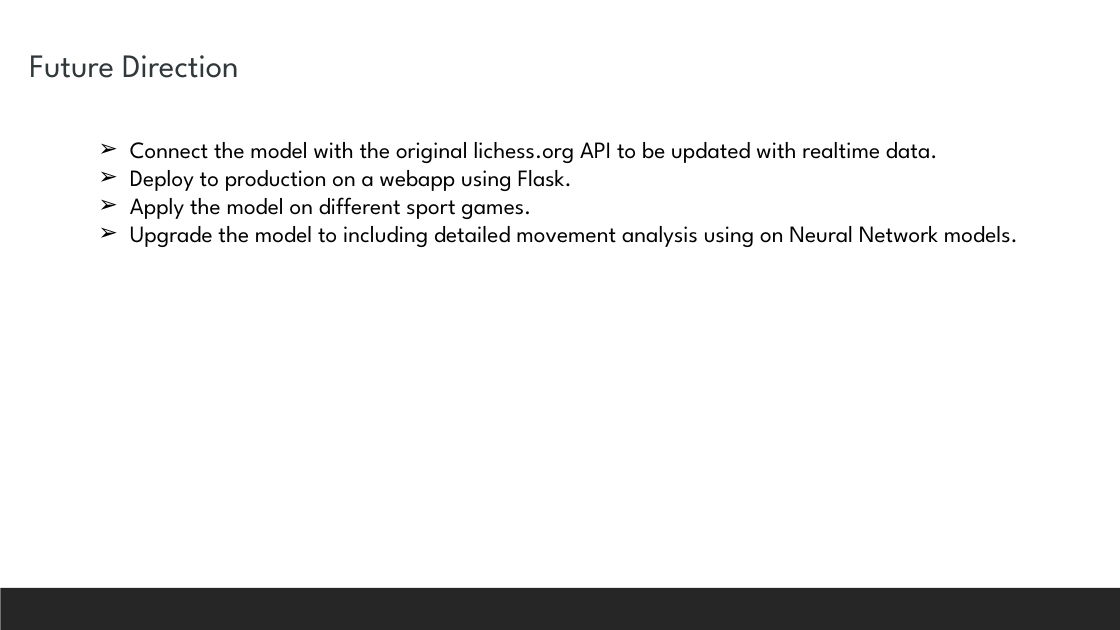
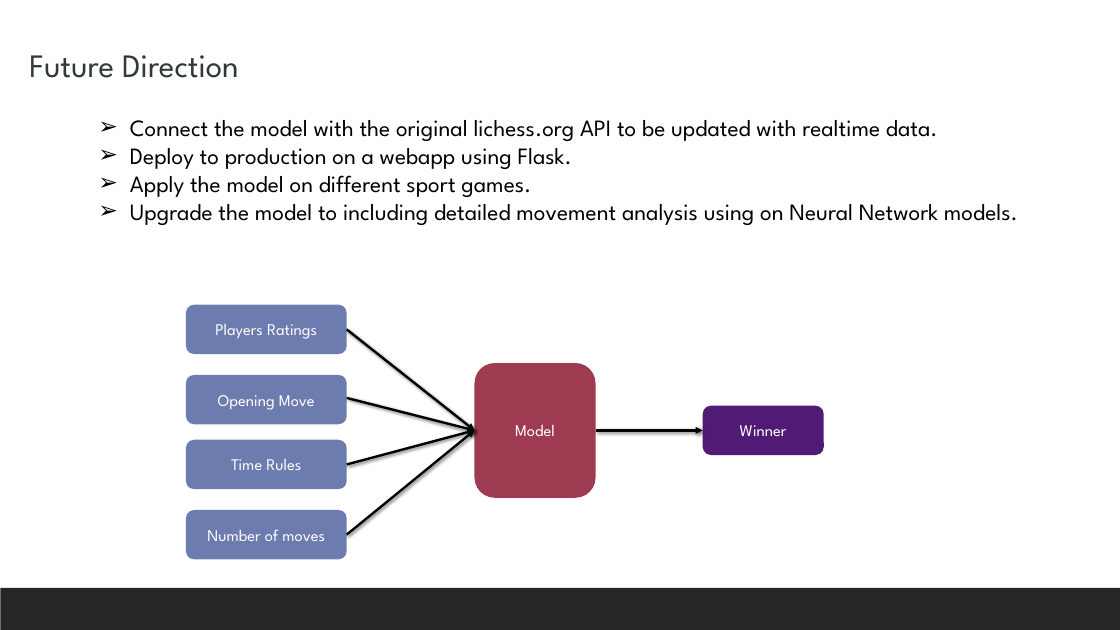
Before and after one commit to salemeid/Tuwaiq-DS-my-project, a slide deck: slide 13 of My_presentation_chess.pptx. Drawn at 1120x630 pixels with LibreOffice and Linux fonts; fonts in the diff are those of the drawing. Boxes give left, top, right and bottom in pixels: in the first picture for what was removed or moved away, otherwise in the second. Text is boxed around its words. In the diff, an @@ line names an element or a change of style, - is before the commit and + after.

```diff
--- a/My_presentation_chess.pptx
+++ b/My_presentation_chess.pptx
@@ text "Connect the model with the ...": place and size @@
-text "Connect the model with the ..." at [130,142,1018,247]
+text "Connect the model with the ..." at [130,120,1018,225]
@@ rounded rectangle added at [186,305,346,355], fill #6D7CAF, 14 pt, text #FFFFFF @@
+Players Ratings
@@ arrow added from (347, 329) to (475, 430), #000000 2 pt @@
@@ rounded rectangle added at [186,375,346,424], fill #6D7CAF, 14 pt, text #FFFFFF @@
+Opening Move
@@ rounded rectangle added at [475,363,596,497], fill #9E3B50, 14 pt, text #FFFFFF @@
+Model
@@ arrow added from (347, 398) to (475, 430), #000000 2 pt @@
@@ rounded rectangle added at [703,406,824,455], fill #511A75, 14 pt, text #FFFFFF @@
+Winner
@@ rounded rectangle added at [186,440,346,490], fill #6D7CAF, 14 pt, text #FFFFFF @@
+Time Rules
@@ arrow added from (347, 465) to (475, 430), #000000 2 pt @@
@@ arrow added from (347, 535) to (475, 430), #000000 2 pt @@
@@ arrow added from (596, 430) to (703, 430), #000000 2 pt @@
@@ rounded rectangle added at [186,510,346,560], fill #6D7CAF, 14 pt, text #FFFFFF @@
+Number of moves
```
Also in this commit, not shown: 2 other slides changed, 1 other file.
